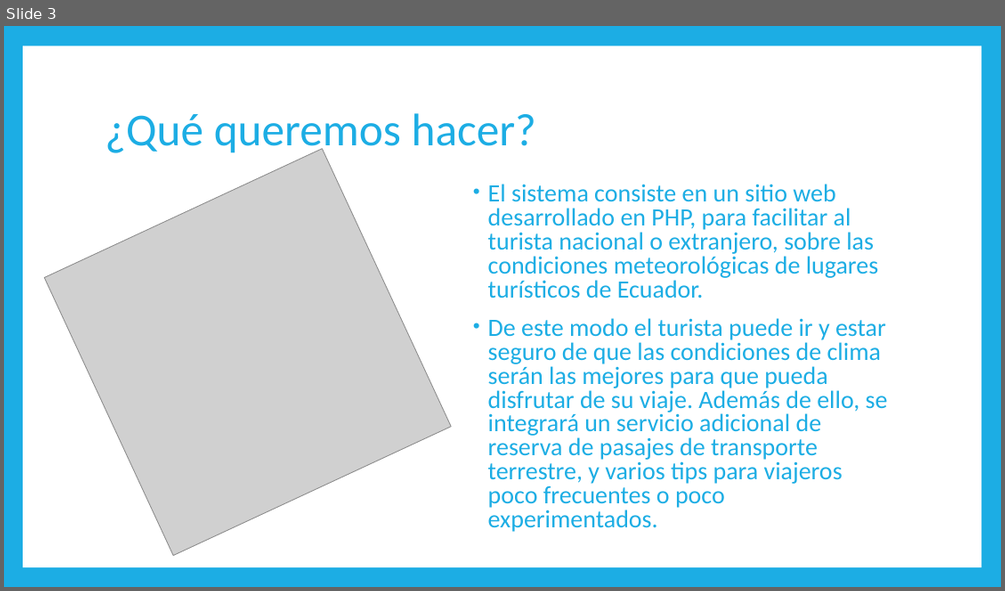
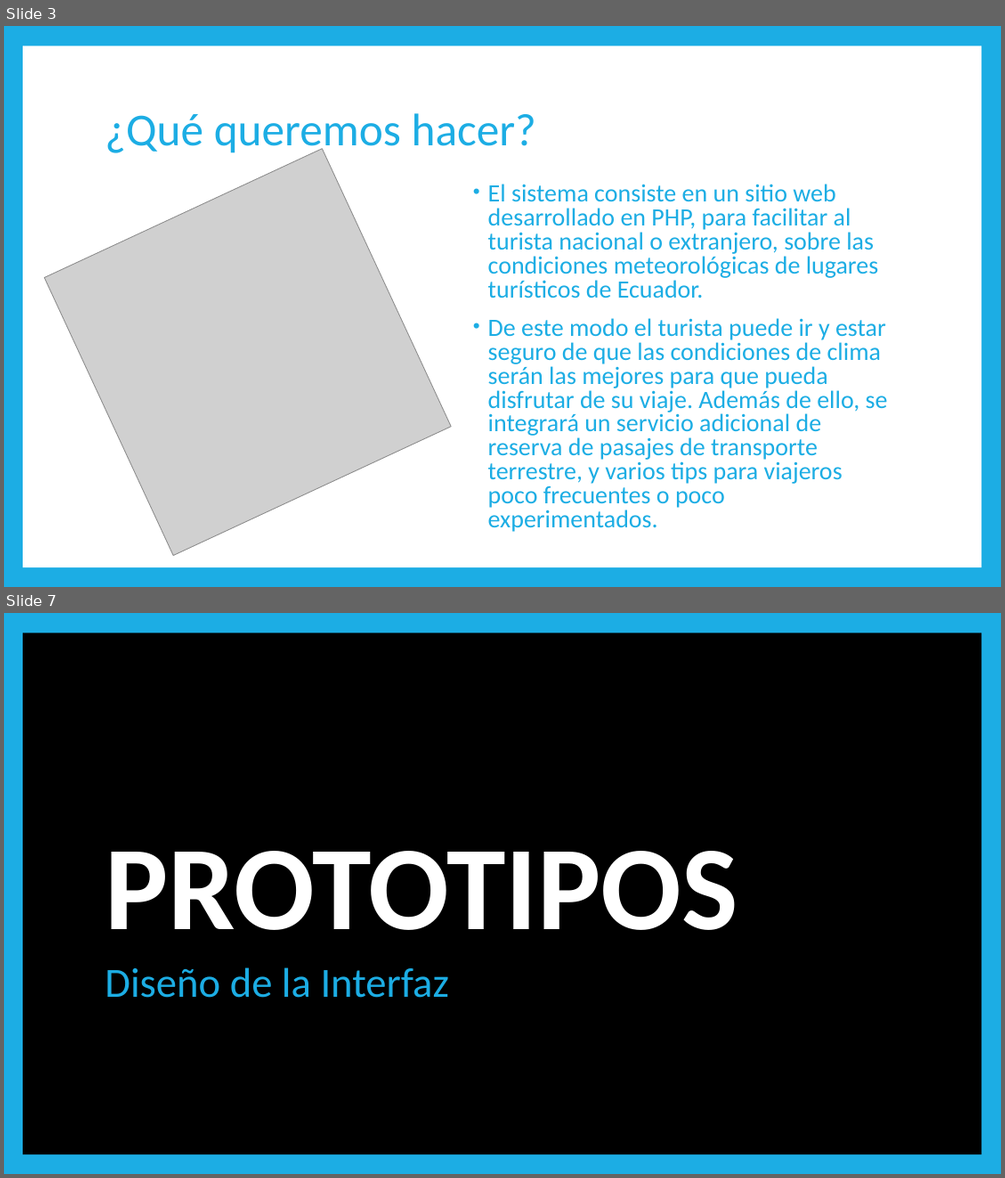
Before and after one commit to tsi553-ambientes-no-propietarios-2019a/proyecto-semestre-grupo-2, a slide deck: Proyecto Ambientes No Propietarios.pptx. Shown one above the other, each under a label of ours: slide 3 before the commit, slides 3 and 7 after it; the slides between them are not shown. The pictures are 1005x591 and 1005x1178 pixels, drawn with LibreOffice and Linux fonts; fonts in the diff are those of the drawing; grey boxes stand for pictures. Boxes give left, top, right and bottom in pixels: in the first picture for what was removed or moved away, otherwise in the second. Text is boxed around its words. In the diff, an @@ line names an element or a change of style, - is before the commit and + after.

Commit message:
Archivos actualizados
Prototipos y presentación del proyecto (Adelantos)

```diff
--- a/Proyecto Ambientes No Propietarios.pptx
+++ b/Proyecto Ambientes No Propietarios.pptx
@@ slide 7 added at box(4, 613, 1001, 1174), background #000000 @@
@@ rectangle added at box(4, 613, 1001, 1174), fill #1CADE4 @@
@@ rectangle added at box(23, 633, 981, 1154), fill #000000 @@
@@ title added at box(105, 851, 737, 930), 115 pt, text #FFFFFF, bold @@
+PROTOTIPOS
@@ subtitle added at box(105, 967, 449, 997), 40 pt, text #1CADE4 @@
+Diseño de la Interfaz
```
Also in this commit, not shown: 8 other slides added, 1 slide removed, 3 other files.
